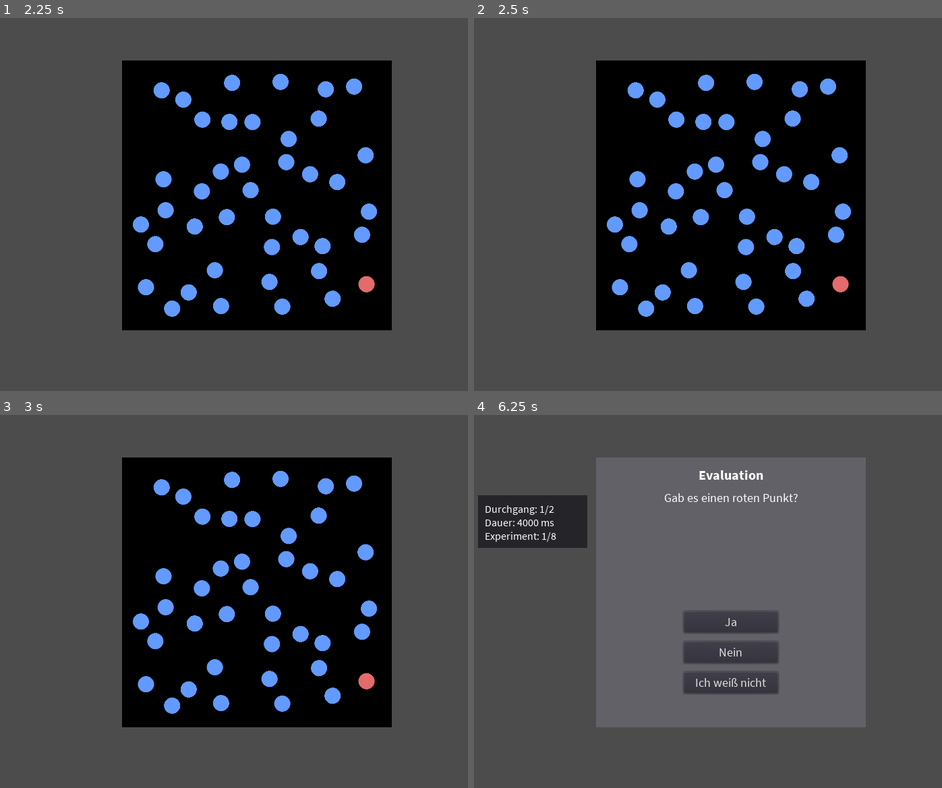
Above: before the commit, frames 1-4 (two rows, left to right).
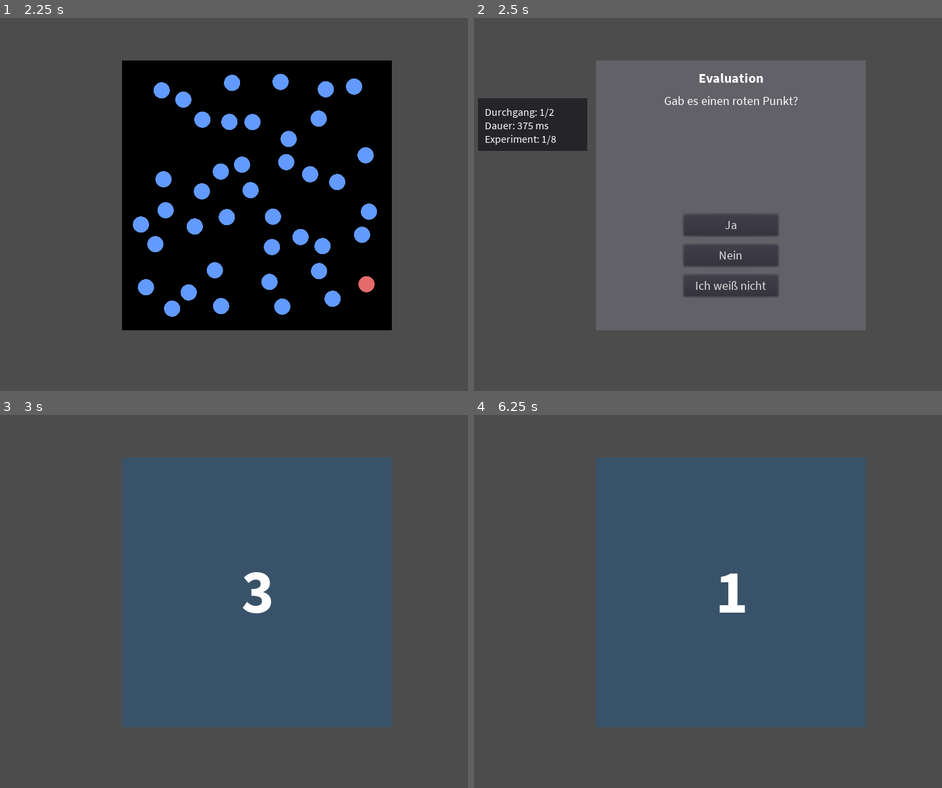
Above: after the commit, the same moments.

Repository: nevs-devs/preattentiv
Game: Godot game, scene res://Main.tscn
Same seed, same stepped clock (60 frames per second), same inputs: the game is played once before the commit and once after it.
Inputs (mouse positions are in pixels of both pictures, inside the frame that each line leads up to):
- Up to frame 1 (2.25 s): click "Versuch starten" at 0.5 s; tap Enter (ui_accept) at 1.25, 1.52, 2 s
- Up to frame 2 (2.5 s): tap Enter (ui_accept) at 2.27 s
- Up to frame 3 (3 s): click (257, 623) at 2.75 s, where only the run after the commit has a clickable "Ja"
- Up to frame 4 (6.25 s): tap Enter (ui_accept) at 4.25, 4.52, 6.02 s; click (731, 653) at 5 s, where only the run after the commit has a clickable "Nein"

Frame 1 is identical in both runs. In frame 2, 45% of the frame differs, in the area x 0-84%, y 11-84%; in frame 3, 42%; in frame 4, 45%.

Commit message:
implemented result percentages

Diff:
--- a/Main.gd
+++ b/Main.gd
@@ -38,8 +38,8 @@
 const SHOW_MODE = 2
 const RESULT_MODE = 3
 
-const DURATIONS = [4.0, 2.0, 1.5, 1.0, 0.75, 0.5, 0.375, 0.25, 0.125, 0.075]
-# const DURATIONS = [0.375, 0.25]
+# const DURATIONS = [4.0, 2.0, 1.5, 1.0, 0.75, 0.5, 0.375, 0.25, 0.125, 0.075]
+const DURATIONS = [0.375, 0.25]
 var EXPERIMENTS = []
 
 var mode = EXPLANATION_MODE
@@ -86,7 +86,7 @@
 			false,
 			"Im folgenden Test wird ein Bild gezeigt. Ihre Aufgabe ist es zu erkennen, ob " +
 			"sich in diesem Bild ein roter Punkt befindet.",
-			"Gab es einen roten Punkt?"
+		"Gab es einen roten Punkt?"
 		),
 
 		Experiment.new(
@@ -297,9 +297,19 @@
 
 	return [num_right_answers, num_wrong_answers]
 
+func mean(values):
+	var sum = 0.0
+	for v in values:
+		sum += v
+	return sum / float(len(values))
+
 func show_result_screen():
 	$Results.visible = true
 	var json_results = []
+	var experiment_results = []
+	for _i in range(len(EXPERIMENTS)):
+		experiment_results.append([0, 0])
+
 	for cycle_result in cycle_results:
 		json_results.append(
 			{
@@ -309,4 +319,17 @@
 				"user_answers": cycle_result.user_answers
 			}
 		)
+		var num_right_wrong_answers = get_num_right_wrong_answers(
+			cycle_result.user_answers,
+			cycle_result.right_answers
+		)
+		experiment_results[cycle_result.experiment_index][0] += num_right_wrong_answers[0]
+		experiment_results[cycle_result.experiment_index][1] += num_right_wrong_answers[1]
+
+	var experiment_percentages = []
+	for experiment_result in experiment_results:
+		var percentage = float(experiment_result[0]) / float(NUM_CYCLES + len(DURATIONS)) * 100.0
+		experiment_percentages.append(percentage)
+
 	$Results.set_text(JSON.print(json_results))
+	$Results.set_results(experiment_percentages, mean(experiment_percentages))
--- a/Results.gd
+++ b/Results.gd
@@ -3,10 +3,10 @@
 func set_text(text: String) -> void:
 	$TextEdit.text = text
 
-func set_results(results: Array) -> void:
+func set_results(results: Array, average) -> void:
 	$Exp1.text = "Exp. 01: %3.2f%%\nExp. 02: %3.2f%%\nExp. 03: %3.2f%%\nExp. 04: %3.2f%%" % [results[0], results[1], results[2], results[3]]
 	$Exp2.text = "Exp. 05: %3.2f%%\nExp. 06: %3.2f%%\nExp. 07: %3.2f%%\nExp. 08: %3.2f%%" % [results[4], results[5], results[6], results[7]]
-	$Exp3.text = "Exp. 09: %3.2f%%\nGesamt: %3.2f%%" % [results[8], results[9]]
+	$Exp3.text = "Exp. 09: %3.2f%%\nGesamt: %3.2f%%" % [results[8], average]
 
 func _on_Close_pressed():
 	get_tree().quit()
